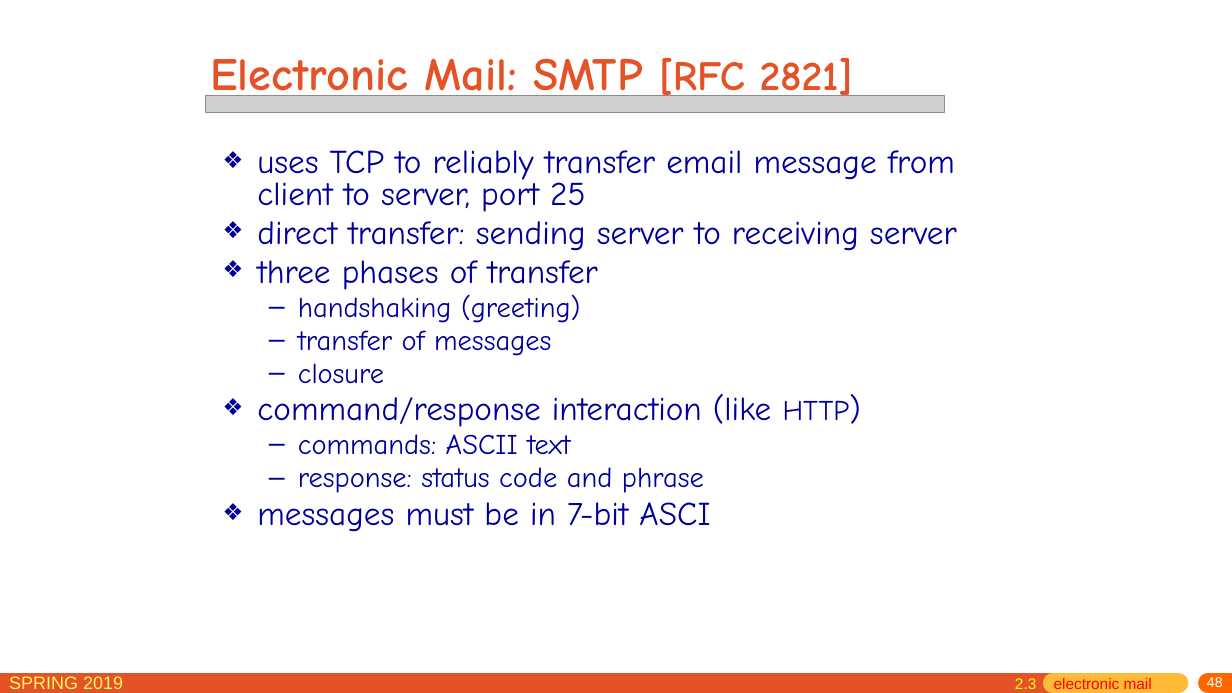
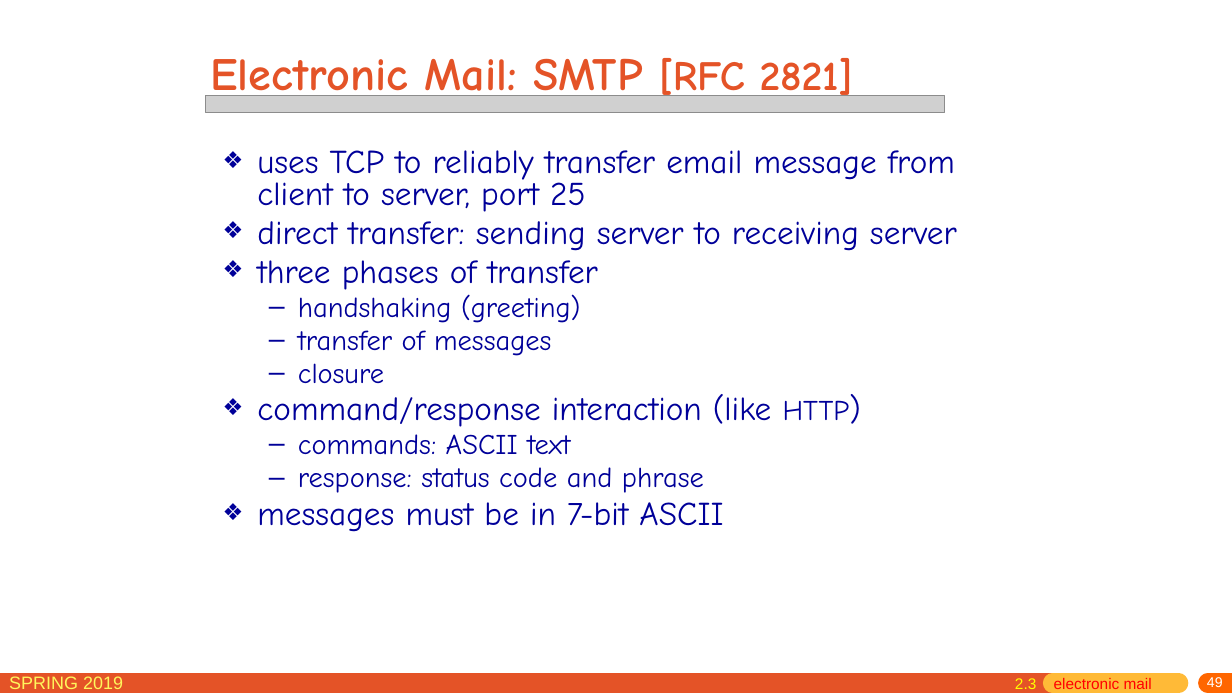
Before and after one commit to jichenghu/PPT_networkDistributed, a slide deck: slide 49 of chapter2.pptx (slide 48 before the commit). Drawn at 1232x693 pixels with LibreOffice and Linux fonts; fonts in the diff are those of the drawing; grey boxes stand for pictures. Boxes give left, top, right and bottom in pixels: in the first picture for what was removed or moved away, otherwise in the second. Text is boxed around its words. In the diff, an @@ line names an element or a change of style, - is before the commit and + after.

```diff
--- a/chapter2.pptx
+++ b/chapter2.pptx
@@ text at [257,502,723,532]: text changed @@
-❖ messages must be in 7-bit ASCI
+❖ messages must be in 7-bit ASCII
@@ page number at [1207,677,1223,687]: text changed @@
-48
+49
```
Also in this commit, not shown: 56 other slides changed, 1 slide added, 1 other file.
